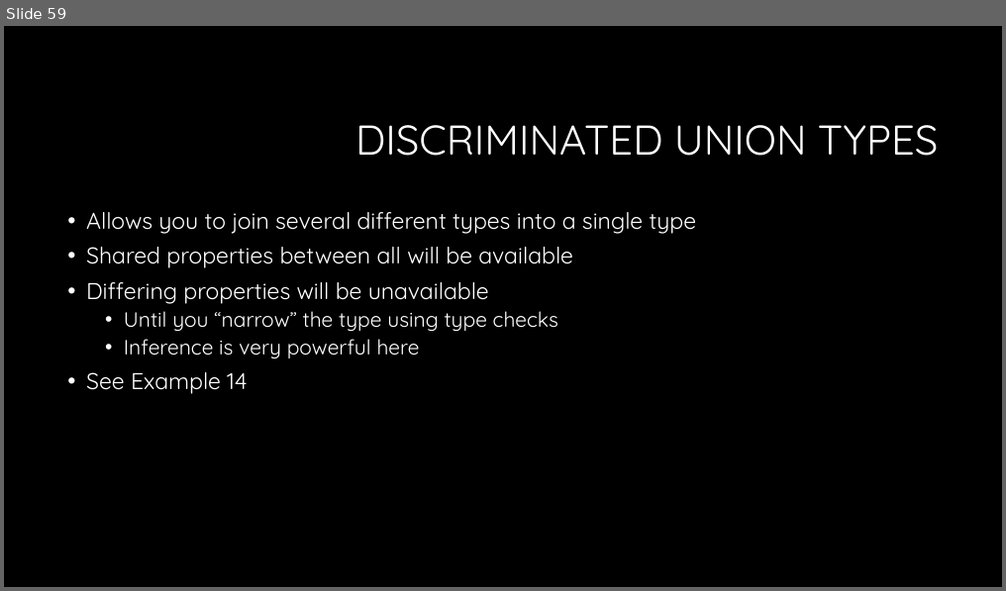
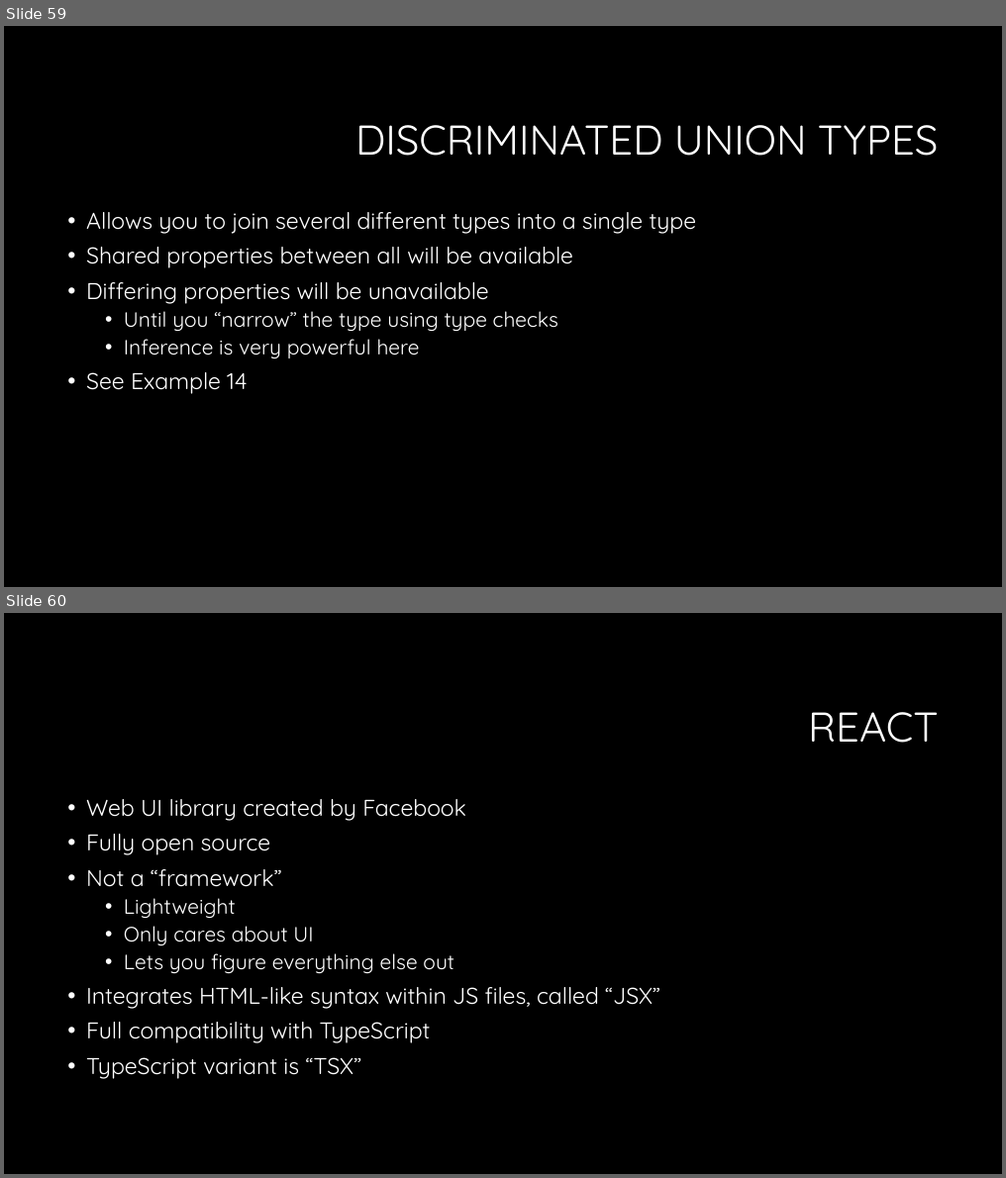
Before and after one commit to RonPenton/intro-to-typescript, a slide deck: Web development with Typescript.pptx. Shown one above the other, each under a label of ours: slide 59 before the commit, slides 59 and 60 after it. The pictures are 1006x591 and 1006x1178 pixels, drawn with LibreOffice and Linux fonts; fonts in the diff are those of the drawing; background and template pictures are left out. Boxes give left, top, right and bottom in pixels: in the first picture for what was removed or moved away, otherwise in the second. Text is boxed around its words. In the diff, an @@ line names an element or a change of style, - is before the commit and + after.

Commit message:
react

```diff
--- a/Web development with Typescript.pptx
+++ b/Web development with Typescript.pptx
@@ slide 60 added at [4,613,1002,1174], background #000000 @@
@@ title added at [808,712,939,743], 40 pt, text #FFFFFF @@
+REACT
@@ text added at [86,799,660,1079], 22 pt, text #FFFFFF @@
+• Web UI library created by Facebook
+• Fully open source
+• Not a “framework”
+  • Lightweight
+  • Only cares about UI
+  • Lets you figure everything else out
+• Integrates HTML-like syntax within JS files, called “JSX”
+• Full compatibility with TypeScript
+• TypeScript variant is “TSX”
```
Also in this commit, not shown: 3 other slides added, 8 other files.
